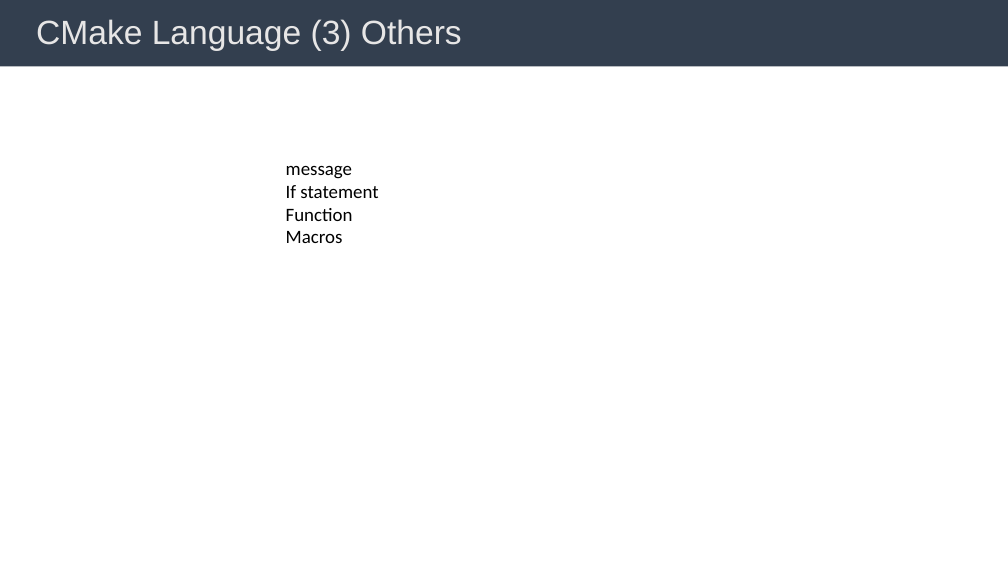
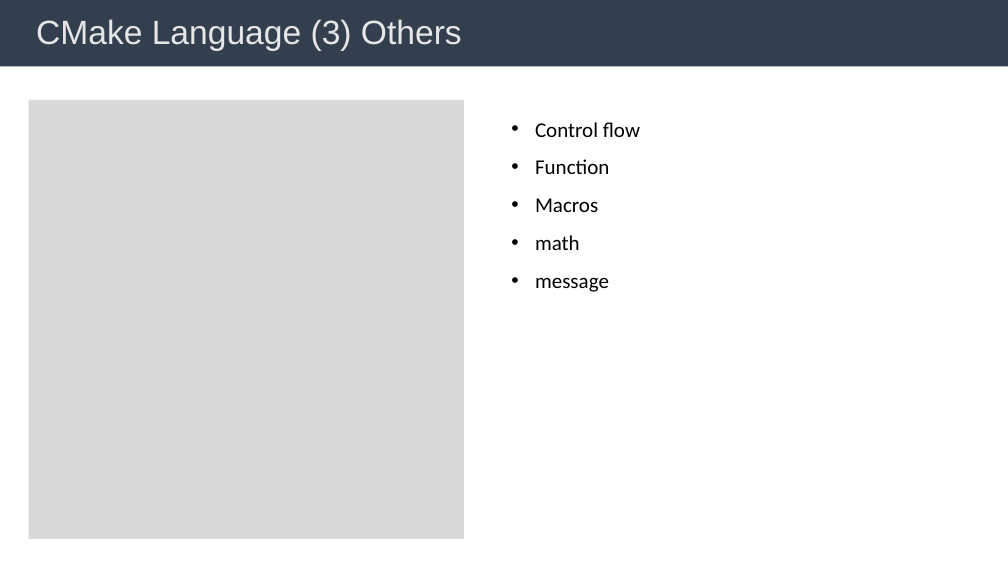
Before and after one commit to BingHanLin/Learn_Modern_CMake, a slide deck: slide 10 of cmake notes.pptx. Drawn at 1008x567 pixels with LibreOffice and Linux fonts; fonts in the diff are those of the drawing. Boxes give left, top, right and bottom in pixels: in the first picture for what was removed or moved away, otherwise in the second. Text is boxed around its words. In the diff, an @@ line names an element or a change of style, - is before the commit and + after.

```diff
--- a/cmake notes.pptx
+++ b/cmake notes.pptx
@@ rectangle added at bbox=[29, 100, 464, 539], fill #D9D9D9 @@
@@ text "Control flow": place and size @@
-text "Control flow" at bbox=[286, 166, 378, 243]
+text "Control flow" at bbox=[535, 122, 640, 292]
@@ text at bbox=[535, 122, 640, 137]: text changed; size 18 to 20 pt @@
-message
-If statement
+• Control flow
@@ text at bbox=[535, 159, 609, 212]: size 18 to 20 pt in "Function", "Macros"; bullet none to •; line spacing 1 to 1.5 @@
@@ text at bbox=[535, 235, 609, 292]: paragraphs added @@
+• math
+• message
```
Also in this commit, not shown: 4 other slides changed, 2 slides added, 1 slide removed, 3 other files.
